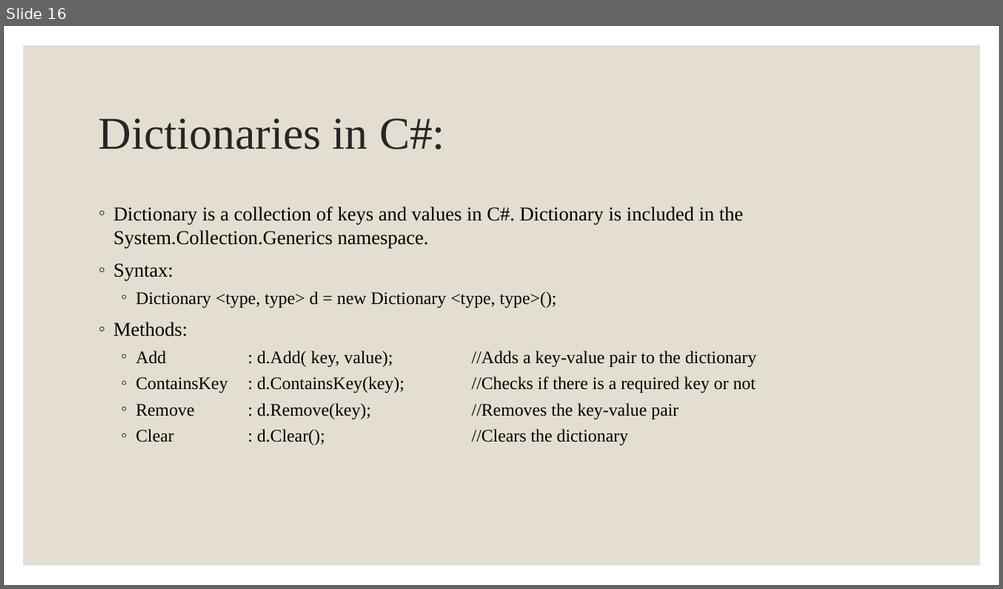
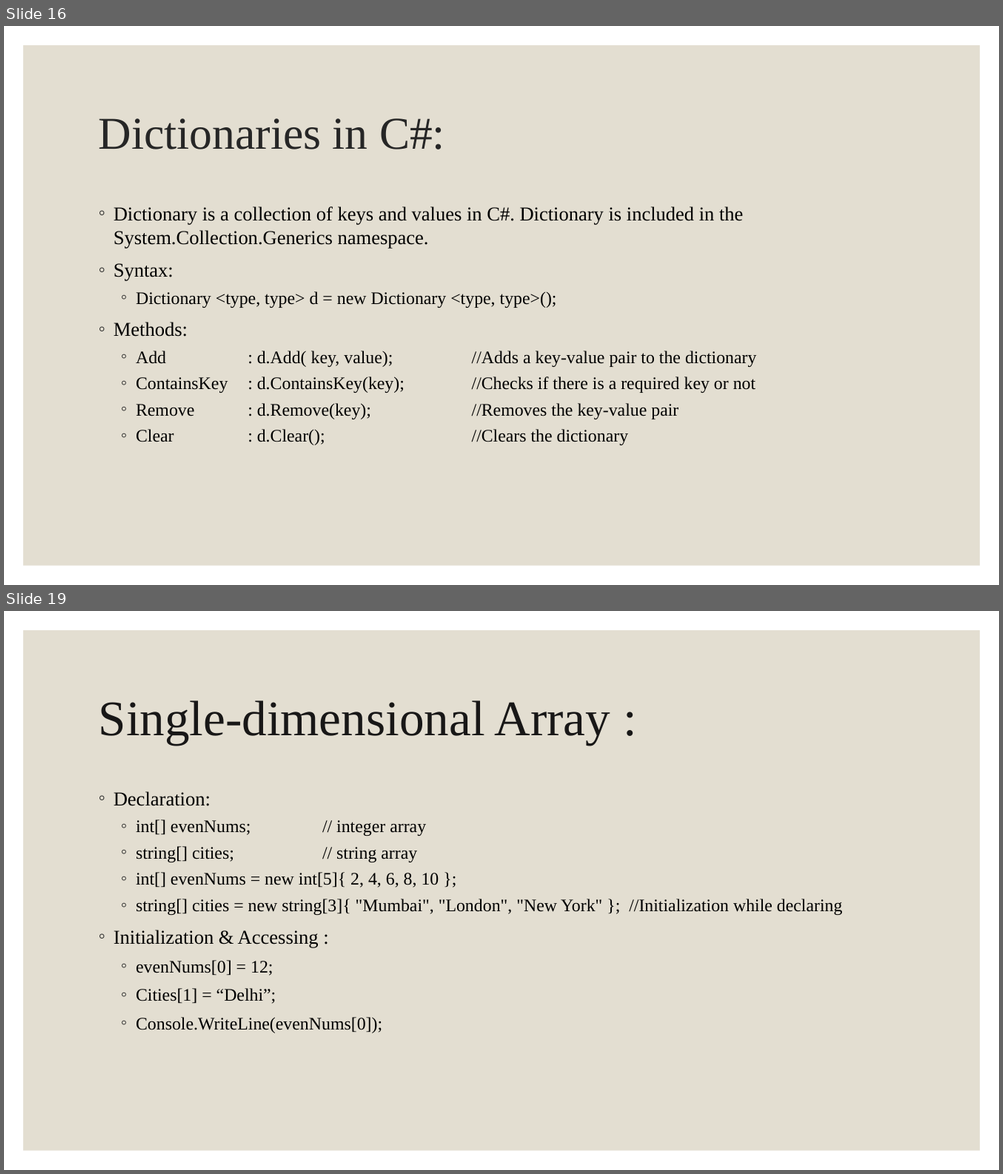
Before and after one commit to Shivaram008/C-, a slide deck: PPTs/Programming in C#.pptx. Shown one above the other, each under a label of ours: slide 16 before the commit, slides 16 and 19 after it; the slides between them are not shown. The pictures are 1003x589 and 1003x1174 pixels, drawn with LibreOffice and Linux fonts; fonts in the diff are those of the drawing. Boxes give left, top, right and bottom in pixels: in the first picture for what was removed or moved away, otherwise in the second. Text is boxed around its words. In the diff, an @@ line names an element or a change of style, - is before the commit and + after.

```diff
--- a/PPTs/Programming in C#.pptx
+++ b/PPTs/Programming in C#.pptx
@@ slide 19 added at (x1=4, y1=611, x2=999, y2=1170), background #FFFFFF; not listed: 1 template element that a slide beside it also shows @@
@@ title added at (x1=99, y1=701, x2=611, y2=744), 48 pt, text #181717 @@
+Single-dimensional Array :
@@ text added at (x1=114, y1=792, x2=842, y2=1034), 17 pt, text #000000 @@
+◦ Declaration:
+  ◦ int[] evenNums; // integer array
+  ◦ string[] cities; // string array
+  ◦ int[] evenNums = new int[5]{ 2, 4, 6, 8, 10 };
+  ◦ string[] cities = new string[3]{ "Mumbai", "London", "New York" }; //Initialization while declaring
+◦ Initialization & Accessing :
+  ◦ evenNums[0] = 12;
+  ◦ Cities[1] = “Delhi”;
+  ◦ Console.WriteLine(evenNums[0]);
```
Also in this commit, not shown: 1 slide changed, 2 other slides added, 5 other files.
